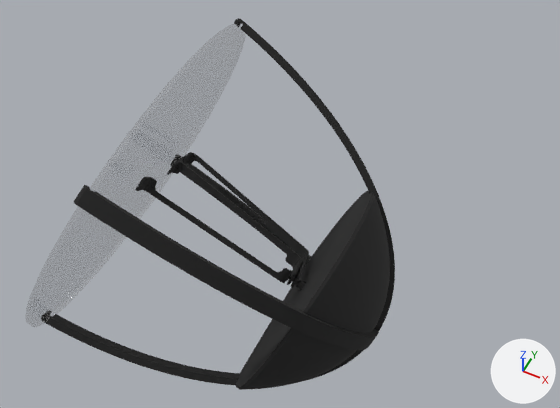
A saved change to the glTF model Haze.glb.
Camera for both pictures: a camera (50 mm lens) standing at (0.142, -0.296, 0.508) and looking at (-0.015, 0.019, 0.114). Arrows for +X, +Y and +Z are at lower right; the lights stay in place. The older version comes first. Both versions are drawn at frame 6566 of the action 'Animation'; the numbers are the values there.

Objects in the first picture: 'HAZE.001', 'HAZE.002', 'HAZE.003', 'HAZE.004', 'HAZE.005', 'HAZE.006', 'HAZE.007', 'HAZE.008' and 1 more.
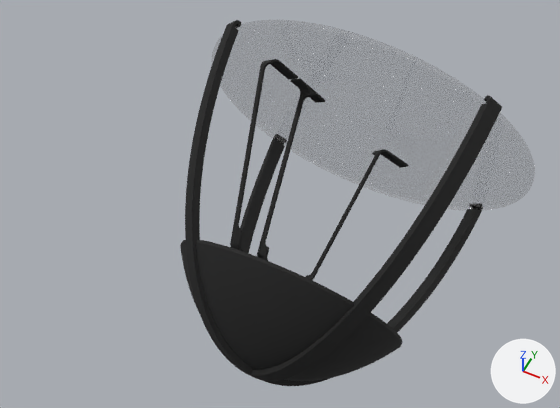
ob_empty is not drawn itself; it is the parent of ob_haze, ob_haze_001, ob_haze_002, ob_haze_003, ob_haze_004, ob_haze_005, ob_haze_006, ob_haze_007.

What differs and where, as boxes (x1, y1, x2, y2) in the pictures (560 x 408 px):
'HAZE.004', moved, turned
    before: (25, 23, 246, 327)
    after: (212, 20, 535, 211)
'HAZE.006', moved, turned
    before: (241, 194, 390, 390)
    after: (180, 242, 401, 381)
'HAZE.007', moved, turned
    before: (74, 163, 379, 350)
    after: (185, 20, 482, 386)
'HAZE.008', moved, turned
    before: (46, 18, 395, 386)
    after: (240, 95, 502, 382)
'HAZE.005', moved, turned (mostly hidden afterwards)
    before: (236, 191, 374, 390)
    after: (181, 239, 402, 345)
'HAZE.003', moved, turned
    before: (182, 152, 309, 288)
    after: (230, 59, 298, 252)
'HAZE.002', moved, turned
    before: (167, 157, 302, 285)
    after: (257, 78, 326, 261)
'HAZE.001', moved, turned
    before: (135, 177, 293, 283)
    after: (306, 149, 408, 280)
'HAZE', moved, turned (not visible afterwards)
    before: (286, 273, 306, 290)

The change, as a diff of the scene's bpy script:
```diff
--- a/Haze.glb.py
+++ b/Haze.glb.py
@@ ob_empty @@
 ob_empty = bpy.data.objects.new('Empty', None)
-ob_empty.location = (0.0, 0.0, 0.0651)
-ob_empty.rotation_euler = (0.0, -1.169, 0.0)  # degrees (0, -67, 0)
+ob_empty.location = (0.008, 0.0, 0.0681)
+ob_empty.rotation_euler = (0.0, -1.169, -1.571)  # degrees (0, -67, -90)
@@ ob_haze_001 @@
 ob_haze_001.location = (0.0, 0.0, 0.0)
-ob_haze_001.rotation_euler = (1.571, 0.0, 1.673)  # degrees (90, 0, 96)
+ob_haze_001.rotation_euler = (1.571, 0.0, -1.638)  # degrees (90, 0, -94)
 ob_haze_001.scale = (0.001, 0.001, 0.001)
@@ ob_haze_002 @@
 ob_haze_002.location = (0.0, 0.0, 0.0)
-ob_haze_002.rotation_euler = (1.571, 0.0, -1.718)  # degrees (90, 0, -98)
+ob_haze_002.rotation_euler = (1.571, 0.0, 1.718)  # degrees (90, 0, 98)
 ob_haze_002.scale = (0.001, 0.001, 0.001)
@@ ob_haze_003 @@
 ob_haze_003.location = (0.0, 0.0, 0.0)
-ob_haze_003.rotation_euler = (1.571, 0.0, -1.714)  # degrees (90, 0, -98)
+ob_haze_003.rotation_euler = (1.571, 0.0, 1.714)  # degrees (90, 0, 98)
 ob_haze_003.scale = (0.001, 0.001, 0.001)
```
